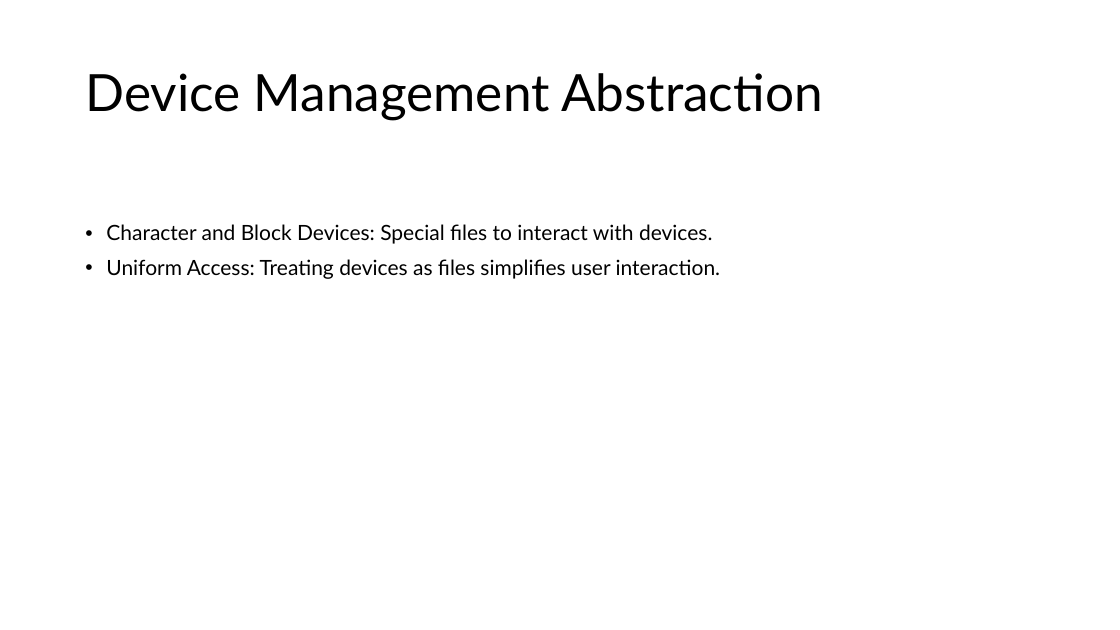
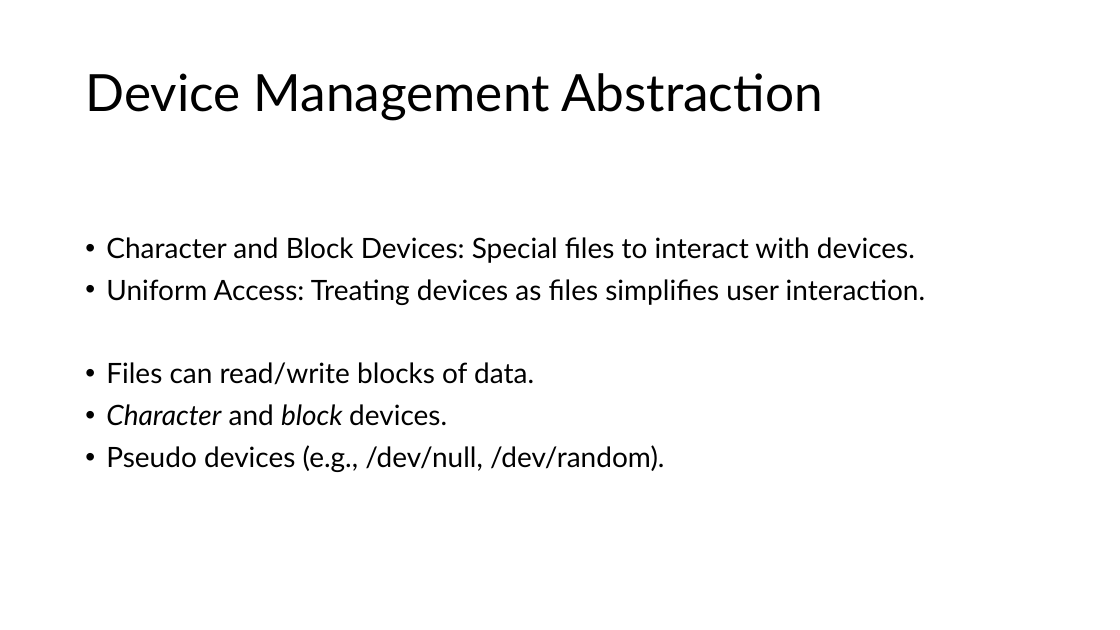
Before and after one commit to aregm/system-design-course, a slide deck: slide 32 of docs/Lecture 5.pptx. Drawn at 1120x630 pixels with LibreOffice and Linux fonts; fonts in the diff are those of the drawing. Boxes give left, top, right and bottom in pixels: in the first picture for what was removed or moved away, otherwise in the second. Text is boxed around its words. In the diff, an @@ line names an element or a change of style, - is before the commit and + after.

```diff
--- a/docs/Lecture 5.pptx
+++ b/docs/Lecture 5.pptx
@@ text at (106,237,926,305): size 18 to 24 pt in "Character and Block Devices: Special files to ...", "Uniform Access: Treating devices as files simplifies ..." @@
@@ text at (106,362,665,472): paragraphs added @@
+• Files can read/write blocks of data.
+• Character and block devices.
+• Pseudo devices (e.g., /dev/null, /dev/random).
```
Also in this commit, not shown: 20 other slides changed, 2 slides added, 1 slide removed.
